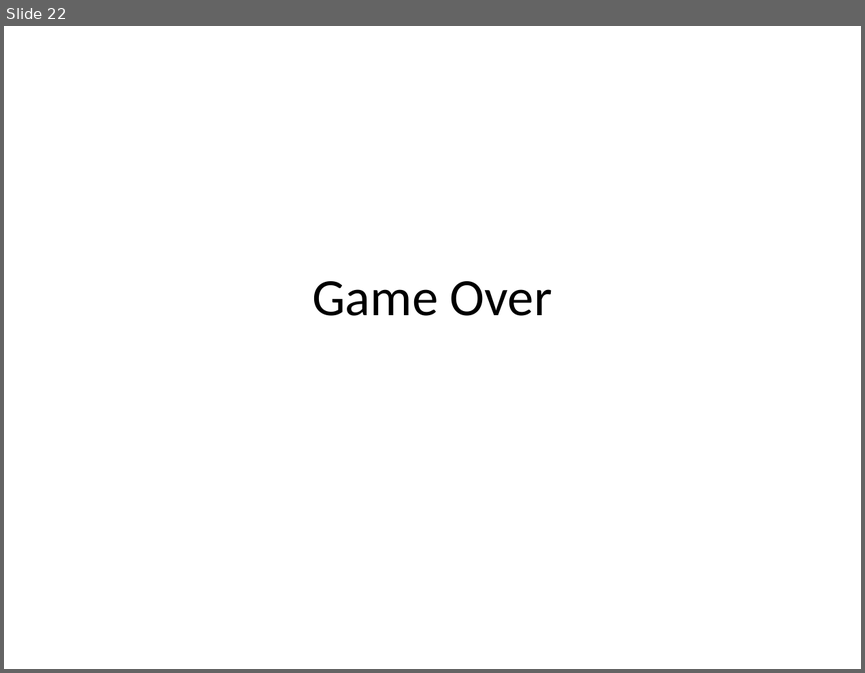
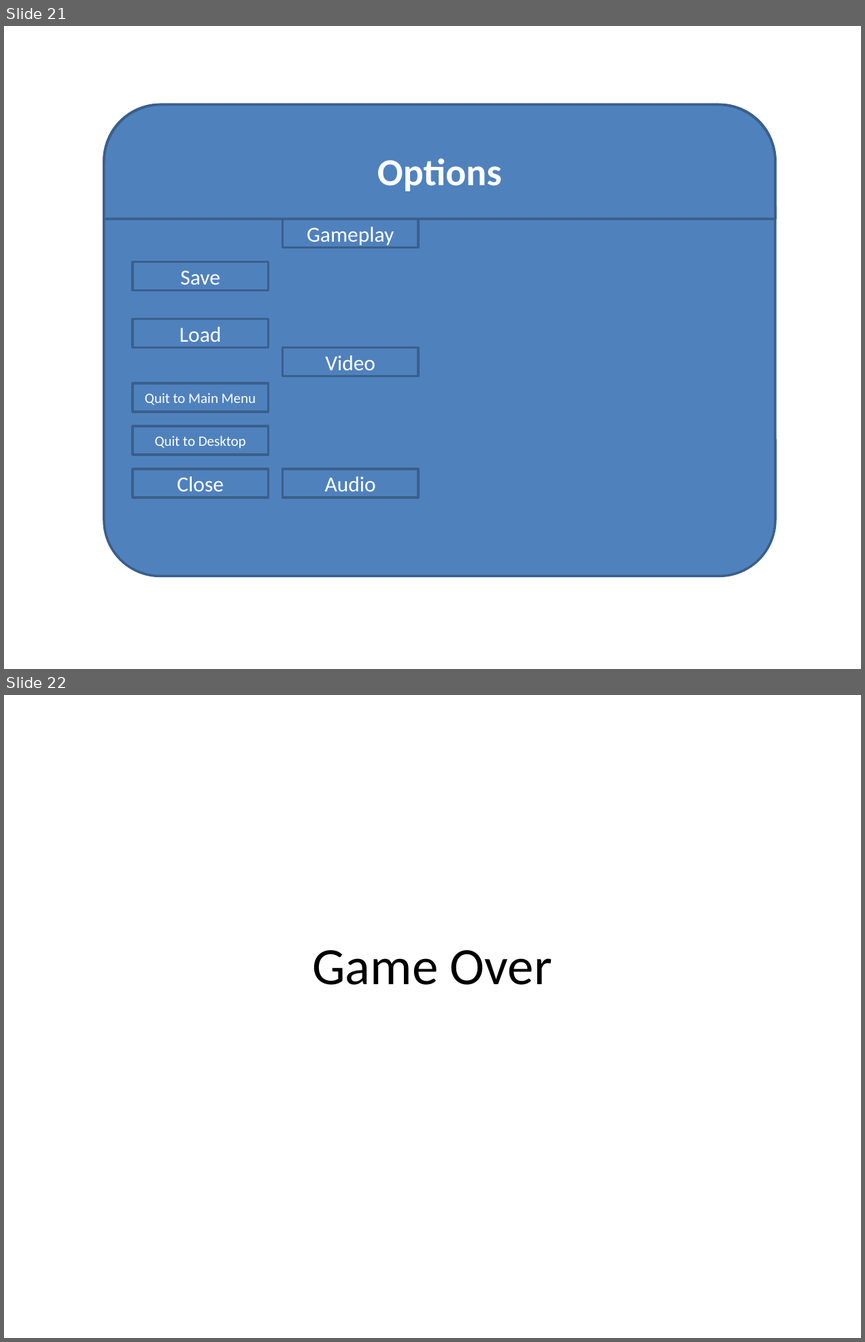
Before and after one commit to jsdodgers/Bel-Nix, a slide deck: Documents/Bel Nix Wireframes.pptx. Shown one above the other, each under a label of ours: slide 22 before the commit, slides 21 and 22 after it. The pictures are 865x673 and 865x1342 pixels, drawn with LibreOffice and Linux fonts; fonts in the diff are those of the drawing. Boxes give left, top, right and bottom in pixels: in the first picture for what was removed or moved away, otherwise in the second. Text is boxed around its words. In the diff, an @@ line names an element or a change of style, - is before the commit and + after.

```diff
--- a/Documents/Bel Nix Wireframes.pptx
+++ b/Documents/Bel Nix Wireframes.pptx
@@ slide 21 added at [4, 26, 861, 669], background #FFFFFF @@
@@ rounded rectangle added at [104, 105, 775, 576], fill #4F81BD, outline #3A5F8C 2 pt @@
@@ round same rect added at [104, 105, 775, 219], fill #4F81BD, outline #3A5F8C 2 pt, 32 pt, text #FFFFFF, bold @@
+Options
@@ rectangle added at [283, 219, 418, 247], fill #4F81BD, outline #3A5F8C 2 pt, 18 pt, text #FFFFFF @@
+Gameplay
@@ rectangle added at [133, 261, 268, 290], fill #4F81BD, outline #3A5F8C 2 pt, 18 pt, text #FFFFFF @@
+Save
@@ rectangle added at [133, 319, 268, 347], fill #4F81BD, outline #3A5F8C 2 pt, 18 pt, text #FFFFFF @@
+Load
@@ rectangle added at [283, 347, 418, 376], fill #4F81BD, outline #3A5F8C 2 pt, 18 pt, text #FFFFFF @@
+Video
@@ rectangle added at [133, 383, 268, 412], fill #4F81BD, outline #3A5F8C 2 pt, 12 pt, text #FFFFFF @@
+Quit to Main Menu
@@ rectangle added at [133, 426, 268, 454], fill #4F81BD, outline #3A5F8C 2 pt, 12 pt, text #FFFFFF @@
+Quit to Desktop
@@ rectangle added at [133, 469, 268, 497], fill #4F81BD, outline #3A5F8C 2 pt, 18 pt, text #FFFFFF @@
+Close
@@ rectangle added at [283, 469, 418, 497], fill #4F81BD, outline #3A5F8C 2 pt, 18 pt, text #FFFFFF @@
+Audio
```
Also in this commit, not shown: 1 slide changed, 1 other slide added, 4 slides removed, 8 other files.
